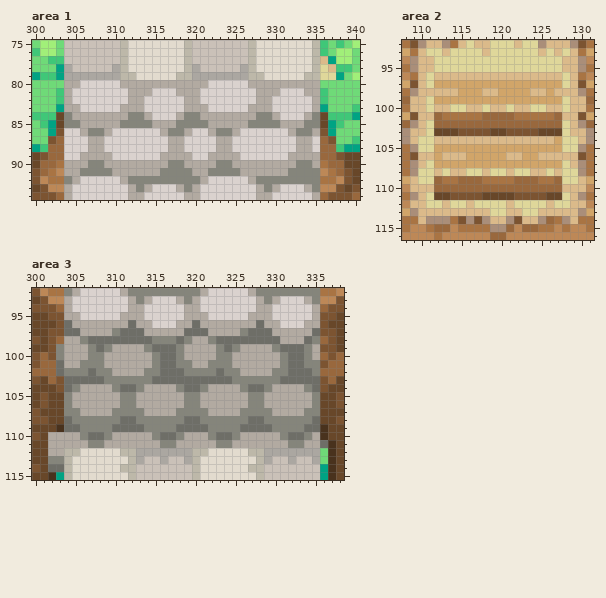
Pixel-art file, stored at GFX/leore_tileset.aseprite. Above, as it was before the edit.
752x1024 pixels, 1 frame. Colours within 5 levels of each other are drawn and written as one. Shown: area 1: x 300..340, y 75..94; area 2: x 108..131, y 92..116; area 3: x 300..338, y 92..115. The commit also changed other parts of the picture, which this record leaves out.
After the commit:
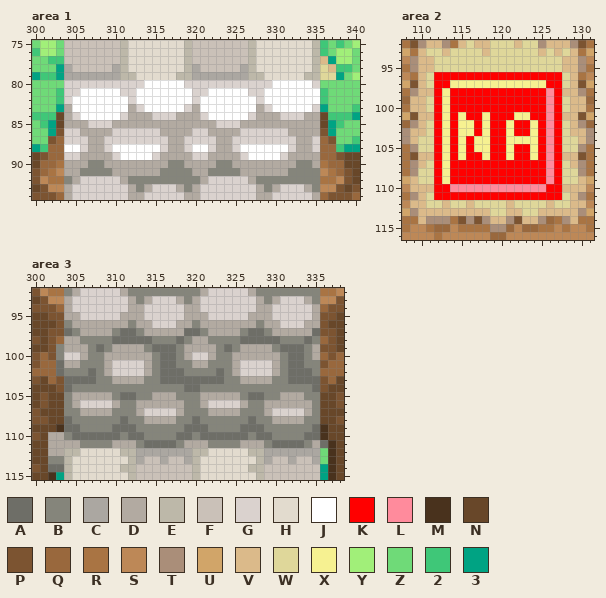
Palette (. is transparent): A #6e6e67  B #85857b  C #aba7a1  D #b2aaa1  E #bdb8a9  F #cac1b8  G #dad2ce  H #e2dbce  J #ffffff  K #ff0000  L #ff8b9c  M #49321d  N #684729  P #7c5431  Q #99683d  R #a97443  S #bd8857  T #aa8e79  U #d1a569  V #dbba8a  W #dfd79a  X #f6f191  Y #a1ef79  Z #6fda78  2 #3fc778  3 #00a383
Changes in this commit:
Changed rows in their new state; - is an unchanged pixel.
Area 1:
first column x 304:
80 GG-----GGGJJJJJGGG-----GGGJJJJJG
81 G-JJJJJ-GJJJJJJJG-JJJJJ-GJJJJJJJ
82 GJJJJJJJGJJJJJJJGJJJJJJJGJJJJJJJ
83 -JJJJJJJ-GJJJJJG-JJJJJJJ-GJJJJJG
84 DGJJJJJGDD-----DDGJJJJJGDD-----D
85 DD-GGG-DDDD---DDDD-GGG-DDDD---DD
86 ---DD--------DD----DD--------DD-
88 JJ----JJJJJJ----JJ----JJJJJJ----
89 -------JJJJ------------JJJJ-----
Area 2:
first column x 112:
 96 KKKKKKKKKKKKKKKK
 97 KKXXXXXXXXXXXXKK
 98 KXKKKKKKKKKKKKLK
 99 KXKKKKKKKKKKKKLK
100 KXKKKKKKKKKKKKLK
101 KXKXKKXKKKXXKKLK
102 KXKXXKXKKXKKXKLK
103 KXKXXKXKKXKKXKLK
104 KXKXKXXKKXXXXKLK
105 KXKXKXXKKXKKXKLK
106 KXKXKKXKKXKKXKLK
107 KXKKKKKKKKKKKKLK
108 KXKKKKKKKKKKKKLK
109 KXKKKKKKKKKKKKLK
110 KKLLLLLLLLLLLLKK
111 KKKKKKKKKKKKKKKK
Area 3:
first column x 304:
 96 B-------B-------B-------B-------
 97 -B-------B-------B-------B------
 98 ---BBB-------------BBB-----BBB--
100 GG--------------GG--------------
101 ------GGGG------------GGGG------
102 -----DGGGGD----------DGGGGD-----
103 ----B-DDDD-B--------B-DDDD-B----
104 --BBBB-BB-BBBB----BBBB-BB-BBBB--
105 ------BAABB---B-------BAABB---B-
106 --GGGG------------GGGG----------
107 ---------DGGGGD----------DGGGGD-
108 --------B-DDDD-B--------B-DDDD-B
109 ---------B----B----------B----B-
110 BAA--AABAAB-BBAABAA--AABAAB-BBAA
111 --B--B---BAAAAB---B--B---BAAAAB-
